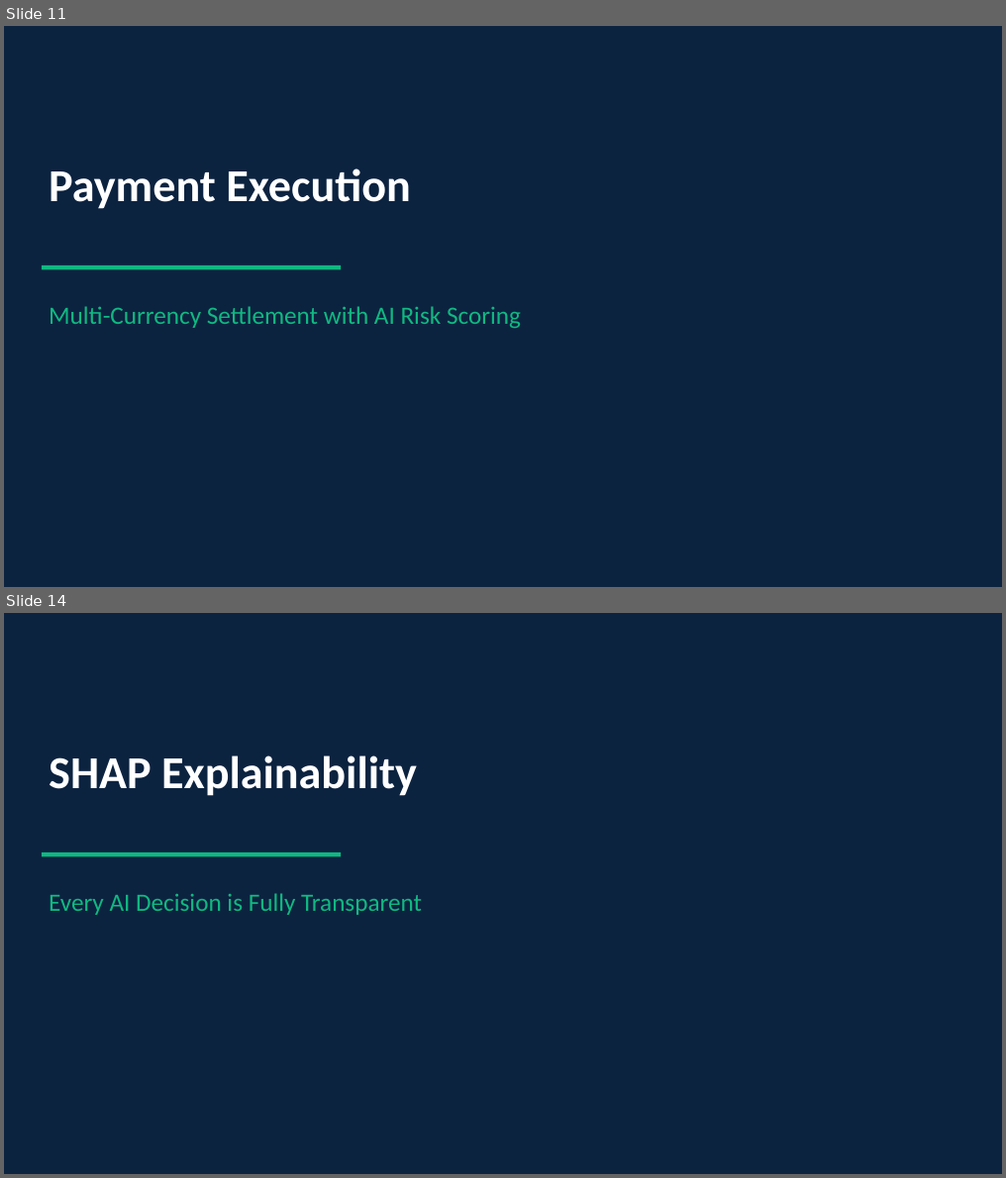
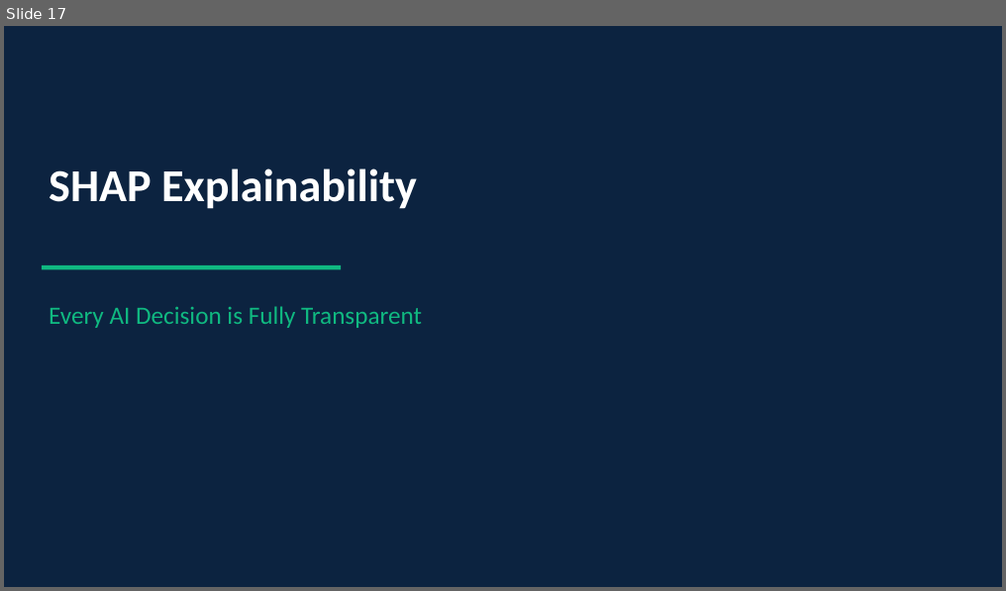
Before and after one commit to mohammedidriss/G9-IPTS, a slide deck: docs/G9-IPTS_Demo_Walkthrough.pptx. Shown one above the other, each under a label of ours: slides 11 and 14 before the commit, slide 17 after it; the slides between them are not shown. The pictures are 1006x1178 and 1006x591 pixels, drawn with LibreOffice and Linux fonts; fonts in the diff are those of the drawing. Boxes give left, top, right and bottom in pixels: in the first picture for what was removed or moved away, otherwise in the second. Text is boxed around its words. In the diff, an @@ line names an element or a change of style, - is before the commit and + after.

```diff
--- a/docs/G9-IPTS_Demo_Walkthrough.pptx
+++ b/docs/G9-IPTS_Demo_Walkthrough.pptx
@@ slide 11 removed at (4,26,1002,587), background #0C2340; not listed: 1 template element that a slide beside it also shows @@
@@ text removed at (49,169,411,209) @@
-Payment Execution
@@ text removed at (49,306,521,329) @@
-Multi-Currency Settlement with AI Risk Scoring
@@ what was slide 14 is now slide 17 @@
```
Also in this commit, not shown: 7 slides changed, 16 slides added, 2 other slides removed, 20 other files.
